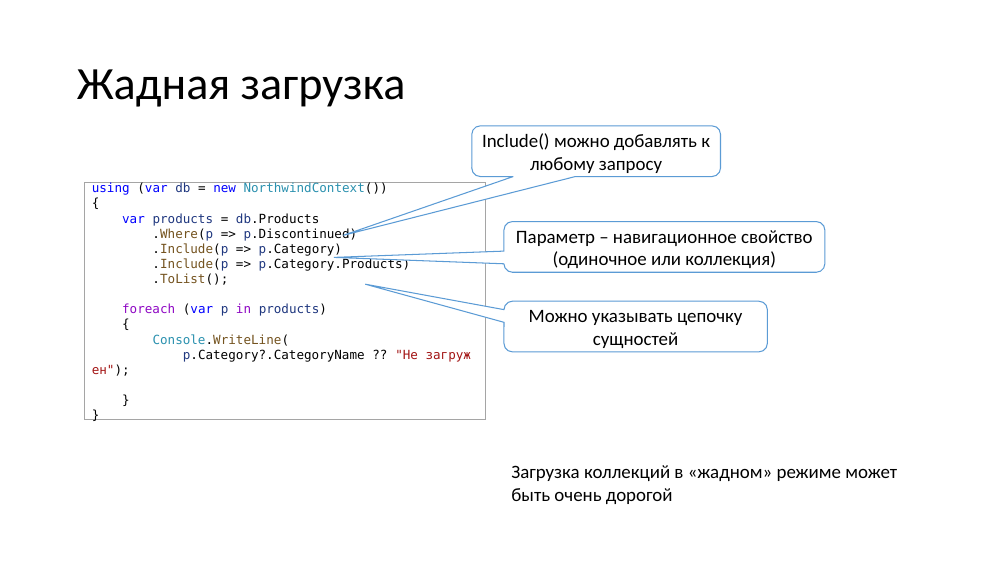
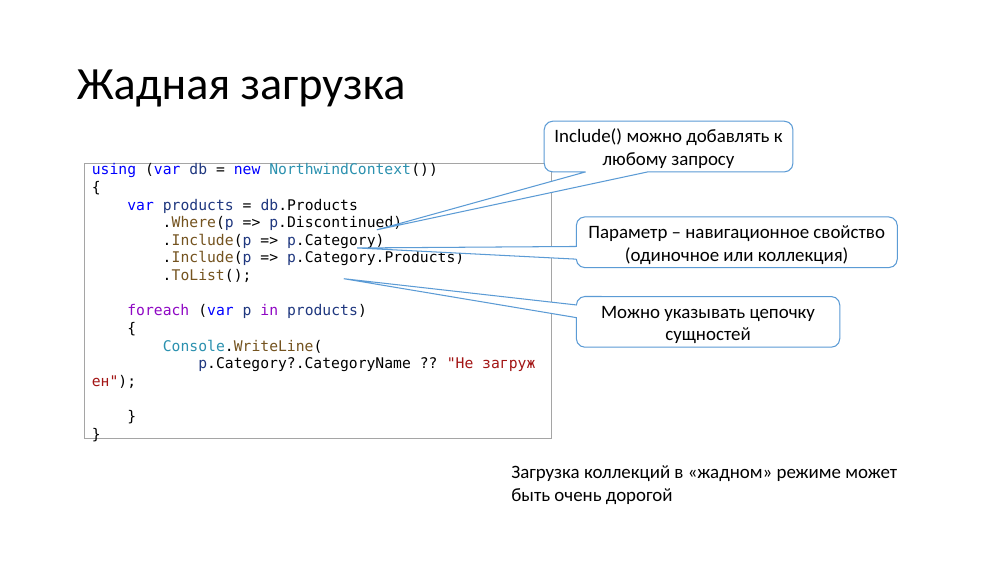
Before and after one commit to MihailRomanov/asp_net_course_2024, a slide deck: slide 51 of Modules/02. Some standard libraries/02. ADO.Net and ORMs/04. EF Core.pptx. Drawn at 1008x567 pixels with LibreOffice and Linux fonts; fonts in the diff are those of the drawing. Boxes give left, top, right and bottom in pixels: in the first picture for what was removed or moved away, otherwise in the second. Text is boxed around its words. In the diff, an @@ line names an element or a change of style, - is before the commit and + after.

```diff
--- a/Modules/02. Some standard libraries/02. ADO.Net and ORMs/04. EF Core.pptx
+++ b/Modules/02. Some standard libraries/02. ADO.Net and ORMs/04. EF Core.pptx
@@ 3 rounded speech boxes: place and size @@
-3 rounded speech boxes at box(472, 126, 825, 352)
+3 rounded speech boxes at box(544, 121, 897, 347)
@@ proportions changed in 3 elements at box(576, 217, 897, 268), box(576, 296, 839, 347), box(544, 121, 793, 172) @@
@@ rectangle "using (var db = new ...": place and size @@
-rectangle "using (var db = new ..." at box(85, 183, 486, 420)
+rectangle "using (var db = new ..." at box(85, 164, 552, 439)
@@ rectangle "using (var db = new ..." at box(85, 164, 552, 439): size 12 to 14 pt @@
```
Also in this commit, not shown: 17 other slides changed.
